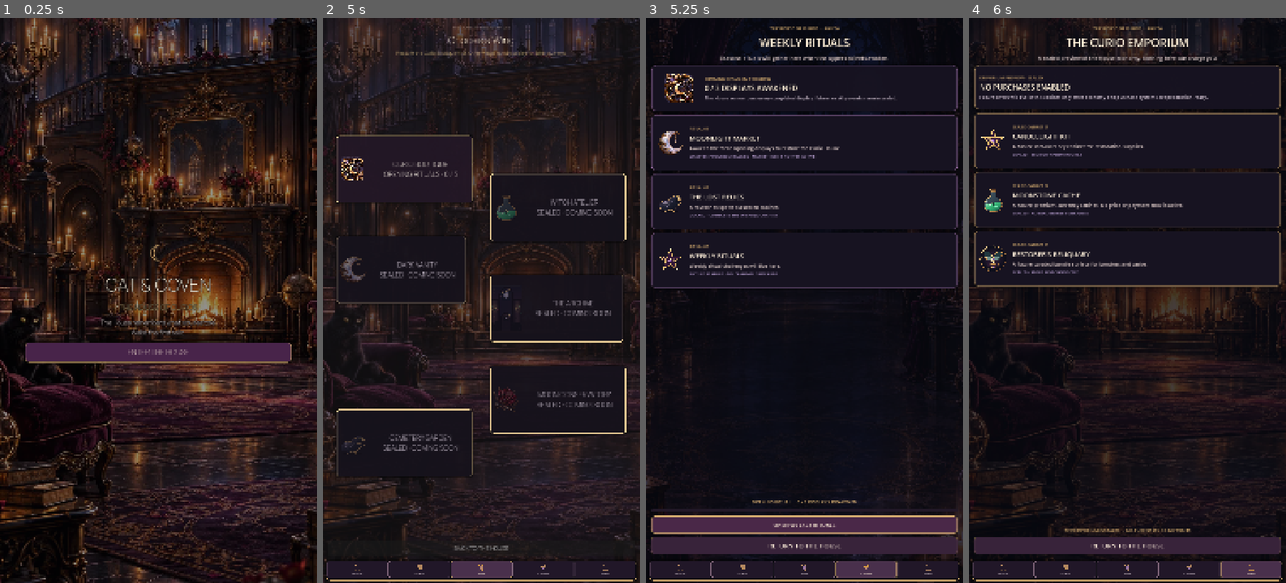
Above: before the commit, frames 1-4 (left to right).
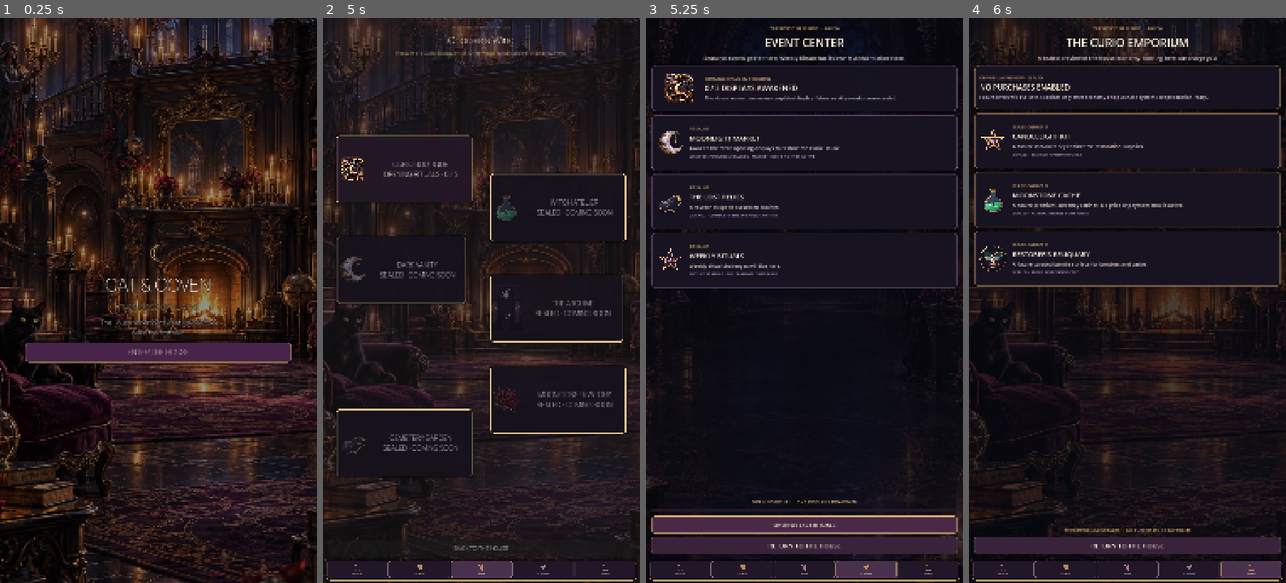
Above: after the commit, the same moments.

Repository: Jay-prodesign/akilta-match3
Game: Godot game, scene res://src/app/app_bootstrap.tscn
The game is run twice, just before and just after one commit, with the same random seed, the same clock (stepped at 60 frames per second) and the same inputs.
Inputs (mouse positions are in pixels of both pictures, inside the frame that each line leads up to):
- Up to frame 1 (0.25 s): no input
- Up to frame 2 (5 s): click "ENTER THE HOUSE" at 0.5 s; click "ENTER CURIO BOUTIQUE" at 1.25 s; click (357, 571) at 2 s; click "ENTER CURIO BOUTIQUE" at 2.75 s; click (418, 571) at 3.5 s; click (481, 571) at 4.25 s
- Up to frame 3 (5.25 s): click (864, 571) at 5 s
- Up to frame 4 (6 s): click (1251, 571) at 5.75 s

Frames 1-2 are identical in both runs. In frame 3, 0.6% of the frame differs, in the area x 18-82%, y 3-8%; in frame 4, nothing differs.

Commit message:
Separate Event Center from Weekly Rituals identity

Diff:
--- a/src/app/app_bootstrap.gd
+++ b/src/app/app_bootstrap.gd
@@ -413,7 +413,7 @@
 	layout.add_child(eyebrow)
 	var title := Label.new()
 	title.name = "FeatureTitle"
-	title.text = "THE KEEPER" if is_profile else ("WEEKLY RITUALS" if is_events else "THE CURIO EMPORIUM")
+	title.text = "THE KEEPER" if is_profile else ("EVENT CENTER" if is_events else "THE CURIO EMPORIUM")
 	title.horizontal_alignment = HORIZONTAL_ALIGNMENT_CENTER
 	title.add_theme_color_override("font_color", Color("#FFF0D8"))
 	title.add_theme_color_override("font_outline_color", Color("#080710", 0.94))
@@ -421,7 +421,7 @@
 	title.add_theme_font_size_override("font_size", 38)
 	layout.add_child(title)
 	var detail := Label.new()
-	detail.text = "Your restored curios, House progress and preferences." if is_profile else ("Seasonal rituals will gather here when the upper cabinets awaken." if is_events else "A sealed preview of the House economy. Nothing here can charge you.")
+	detail.text = "Your restored curios, House progress and preferences." if is_profile else ("Seasonal events gather here; Weekly Rituals has its own truthful mission state." if is_events else "A sealed preview of the House economy. Nothing here can charge you.")
 	detail.horizontal_alignment = HORIZONTAL_ALIGNMENT_CENTER
 	detail.autowrap_mode = TextServer.AUTOWRAP_WORD_SMART
 	detail.add_theme_color_override("font_color", Color("#D8C6C3"))
